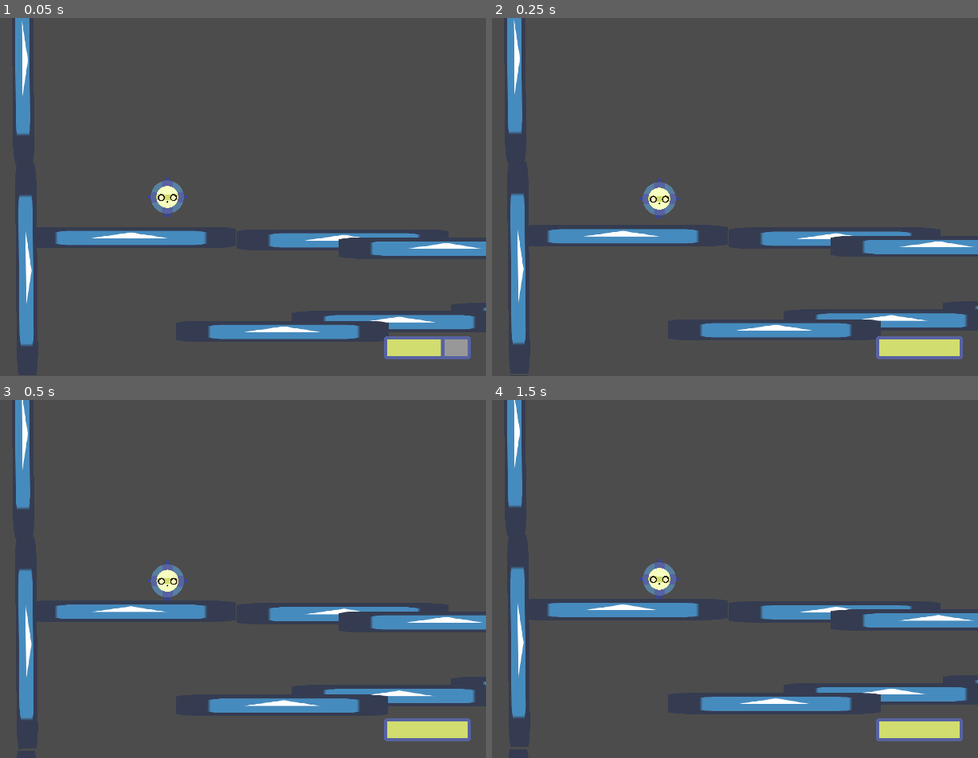
Above: before the commit, frames 1-4 (two rows, left to right).
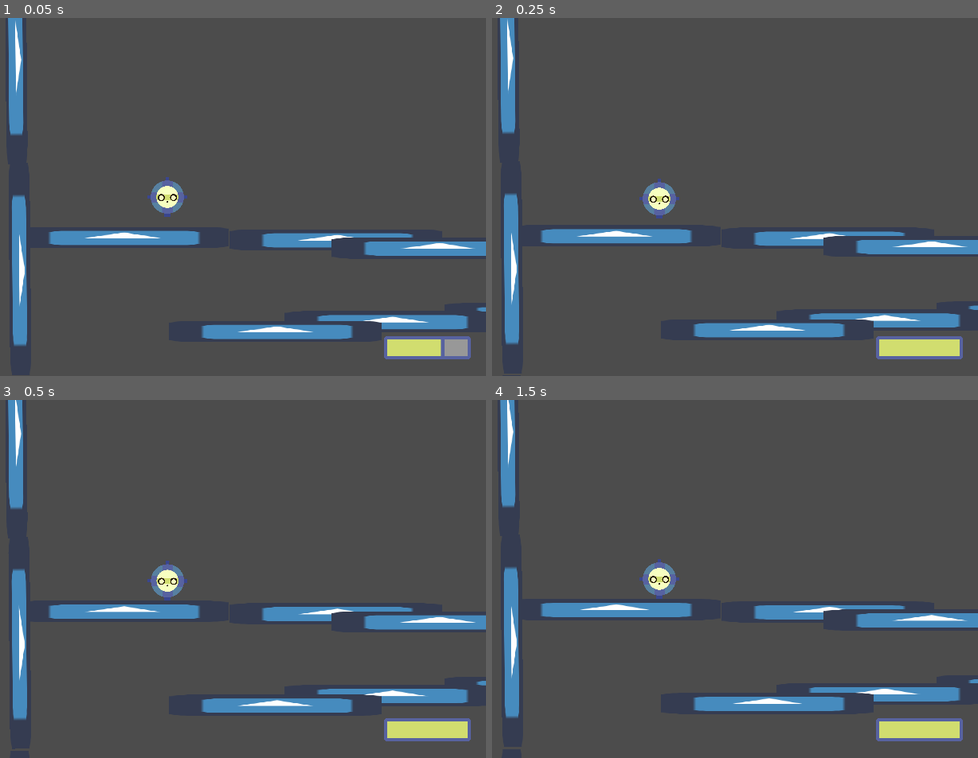
Above: after the commit, the same moments.

Repository: KoshakiDev/GodotWildJam13Mar2021
Game: Godot game, scene res://Source/Levels/DebugLevel.tscn
The game is run twice, just before and just after one commit, with the same random seed, the same clock (stepped at 60 frames per second) and the same inputs. The engine's default icon, where the game draws it, is replaced by a stand-in: a white triangle on a blue panel in a dark square.
Inputs (mouse positions are in pixels of both pictures, inside the frame that each line leads up to):
- Up to frame 1 (0.05 s): no input
- Up to frame 2 (0.25 s): no input
- Up to frame 3 (0.5 s): no input
- Up to frame 4 (1.5 s): move the mouse to (798, 561) at 0.52 s; hold Right (move_right) 0.53-1.25 s; hold Middle mouse button (middle_click) 0.53-1.25 s; click (798, 561) at 0.67 s; drag from (530, 596) to (628, 650) at 1.27 s

The runs differ from the first frame. In frame 1, 3.4% of the frame differs, in the area x 1-100%, y 0-92%; in frame 2, 3.4%; in frame 3, 3.3%; in frame 4, 3.3%.

Commit message:
add thruster pickup to debug level

Diff:
--- a/Source/Levels/DebugLevel.tscn
+++ b/Source/Levels/DebugLevel.tscn
@@ -1,14 +1,19 @@
-[gd_scene load_steps=6 format=2]
+[gd_scene load_steps=8 format=2]
 
 [ext_resource path="res://Source/Obstacles/Platform.tscn" type="PackedScene" id=1]
 [ext_resource path="res://Source/Levels/DebugLevel.gd" type="Script" id=2]
 [ext_resource path="res://Source/HUD/HUD.tscn" type="PackedScene" id=3]
 [ext_resource path="res://Source/Entities/Player/Player.tscn" type="PackedScene" id=4]
 [ext_resource path="res://Source/HUD/ModuleUI/ModuleUI.tscn" type="PackedScene" id=5]
+[ext_resource path="res://Source/Entities/Pickups/ModulePickup.tscn" type="PackedScene" id=6]
+[ext_resource path="res://Source/Modules/Thruster/SmallThruster.tscn" type="PackedScene" id=7]
 
 [node name="DebugLevel" type="Node2D"]
 pause_mode = 1
 script = ExtResource( 2 )
+__meta__ = {
+"_edit_lock_": true
+}
 
 [node name="Platforms" type="Node2D" parent="."]
 position = Vector2( 1, 0 )
@@ -69,8 +74,14 @@
 rotation = 1.56173
 
 [node name="Player" parent="." instance=ExtResource( 4 )]
-position = Vector2( 443.82, 75.8156 )
+position = Vector2( 464.002, 75.8156 )
 gravity_scale = 3.0
+
+[node name="Objects" type="Node2D" parent="."]
+
+[node name="ModulePickup" parent="Objects" instance=ExtResource( 6 )]
+position = Vector2( 1466.33, 95.8752 )
+module_scene = ExtResource( 7 )
 
 [node name="UILayer" type="CanvasLayer" parent="."]
 
@@ -82,5 +93,3 @@
 visible = false
 margin_left = 0.0
 margin_right = 0.0
-
-[editable path="Player"]
--- a/Source/Modules/Head/PlayerHead.tscn
+++ b/Source/Modules/Head/PlayerHead.tscn
@@ -8,16 +8,16 @@
 [sub_resource type="CircleShape2D" id=1]
 radius = 50.0
 
+[sub_resource type="RectangleShape2D" id=2]
+extents = Vector2( 10, 5.5 )
+
 [sub_resource type="RectangleShape2D" id=3]
-extents = Vector2( 10, 5.5 )
+extents = Vector2( 5, 5 )
 
 [sub_resource type="RectangleShape2D" id=4]
 extents = Vector2( 5, 5 )
 
 [sub_resource type="RectangleShape2D" id=5]
-extents = Vector2( 5, 5 )
-
-[sub_resource type="RectangleShape2D" id=6]
 extents = Vector2( 5, 5 )
 
 [node name="PlayerHead" instance=ExtResource( 1 )]
Not shown: 1 places in Source/Modules/Head/PlayerHead.tscn that only renumber resources
